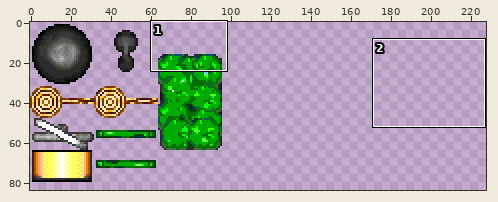
Two versions of one sprite sheet, Assets/Graph/images/mobilier_urbain.png. The first picture is a wide view before the edit; the outline marks the close-up.
Close-up. Before the edit:
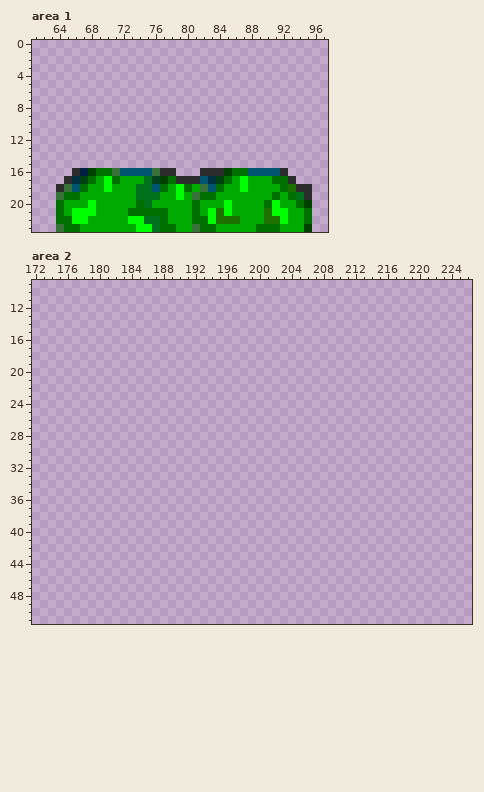
The file is 256x256 pixels. Colours within 5 levels of each other are drawn and written as one. Shown: area 1: x 61..97, y 0..23; area 2: x 172..226, y 9..51. The old version is drawn lined up with the new one, on the new canvas. The wide view leaves out empty margins. The commit also changed other parts of the picture, which this record leaves out.
New version:
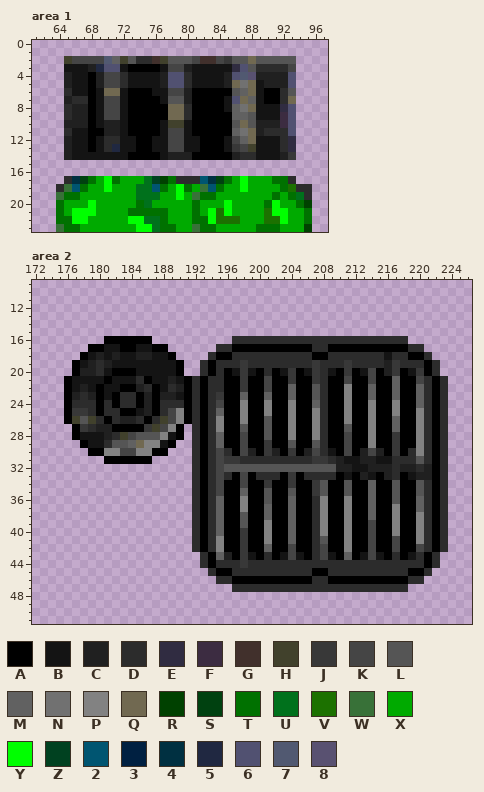
Palette (. is transparent): A #000000  B #141414  C #202020  D #2c2c2c  E #302c41  F #3c2c41  G #41302c  H #41412c  J #383838  K #454545  L #555555  M #616161  N #717171  P #828282  Q #716951  R #004100  S #004110  T #007100  U #00711c  V #1c7100  W #387138  X #00aa00  Y #00ff00  Z #004120  2 #005571  3 #002041  4 #003041  5 #202841  6 #515171  7 #515971  8 #595171
The edit:
canvas 256x256 -> 256x320
Changed rows in their new state; - is an unchanged pixel.
Area 1:
first column x 65:
 2 HKKKK7MHLDDGHLLLKGGKJLLQLLLLL
 3 BBBC566BAAAABKKCBBBBBE6LDDDDK
 4 CBBACKKDBBBBC66DBBBBC678CCCC6
 5 CBBACKKDBBBBC66DBBBBCQNQBCCC6
 6 DBBABQQBAAABBKKCAAAAALMQBAADL
 7 CDDABKKBAAAABLLCAAAAB6QMBAADQ
 8 DCCABKKBAAAAAQQDAAAABMNQBBBE6
 9 DCCABKKBAAAAAQQDAAAAAMMLBBBF6
10 CCCABCCBAAAABHHBAAAAALQLCCCF6
11 DBBAACCBAAAABKKBAAAAAMNQCDDD6
12 CBBABDDBBAABBKKBBAAABKMQBBBDE
13 CBBABD5BBAABBKKBBAAABJKHBBBDE
14 CBBBBBBBAAAABCCCAAAAACDDBBBCJ
16 -.............---...........-
Area 2:
first column x 176:
16 -----AAAAAA----------DDDDDDDDDDDDDDDDDDDDDD-----
17 ---AABBAABBAA------DDAAAAAAAAAADDAAAAAAAAAADD---
18 --ABCBCBBCCBBA----DAADDDDDDDDDDAADDDDDDDBDDAAD--
19 -ABCDCBBBBBBBBA--DADDDJDDDDDDDDJDDDJDDDDCJDDDAD-
20 -ACCDBAAABBBBBA--DADABJBADABJABJDBAJABKACJABJAD-
21 ABBBBABBBDABBCBADADDAAJAAKAAJAAJDAAKAAKAAMAAKDAD
22 ABCBABBAACDABDCADADDAAJAAKAAMAALDAAPAAMAAMAAMDAD
23 ACDCABADDACACCBADADJAAMAAMAAMAALDAAPAAMAAMAAMDAD
24 ADDDADADDACADDDADADKAAPAAPAAPAAMDAAPAAPAAPAAMDAD
25 AJJDADDAABCADKPADADMAAPAAPAAPAAPDAAPAAPAAPAAPDAD
26 AHLHDADCCDADHKPADADPAAPAALAAPAAPDAAPAAPAAMAAPDAD
27 -AJDCCAAAAJHKPA-DADPAALAALAAPAAPDAALAAPAAMAAPDAD
28 -ABBBCDHKLLLPBA-DADMAAKAALAAPAAPDAAKAAPAAJAAPDAD
29 --ABBDLLMQPPBA--DADMAAKAAJAALAALDAAKAAPAAJAAPDAD
30 ---AAPPKKPPAA---DADKDAKCAJCAJACKDBAKACKCAJADPDAD
31 -----AAAAAA-----DADKJJDDDDDDDDDJJDCBBCCBBDDDLDAD
32 ----------------DADKLLLLLLLLLLLLLLCCBBCCCDCCDCAD
33 ----------------DADKDAKADDDAJADDDDABACBACDABCCAD
34 ----------------DADKAAKAAJAAJAAJLAALAAMAALAALDAD
35 ----------------DADKAAMAALAALAAJLAALAAMAALAALDAD
36 ----------------DADMAAPAALAAMAADPAAPAAMAALAAMDAD
37 ----------------DADMAAPAAMAAMAADPAAPAAMAAPAAMDAD
38 ----------------DADMAALAAMAAMAADPAAPAAMAAPAAPDAD
39 ----------------DADMAALAAPAAMAADPAAPAAKAAPAAPDAD
40 ----------------DADMAAJAAPAAMAADPAAPAAKAAPAAPDAD
41 ----------------DADPAAJAAPAAMAADLAAPAAKAAKAAPDAD
42 ----------------DADPAAJAAMAAKAADKAAPAAKAAKAAKDAD
43 -----------------DAMCAJBADABKBADKBAMABKBADABDAD-
44 -----------------DADDDJDDDDDDDDDDDDDDDDDDDDDDAD-
45 ------------------DAADDDDDDDDDDAADDDDDDDDDDAAD--
46 -------------------DDAAAAAAAAAADDAAAAAAAAAADD---
47 ---------------------DDDDDDDDDDDDDDDDDDDDDD-----
